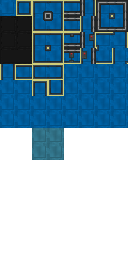
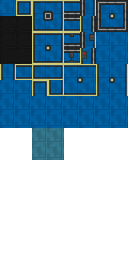
Comparing the layer stacks of the two 128×256 images. Changes:
painted on "Borders" over [64, 32, 128, 96]